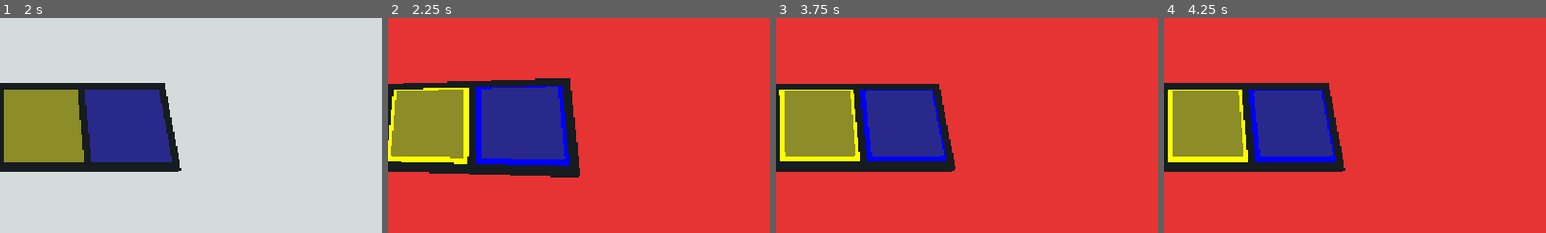
Above: before the commit, frames 1-4 (left to right).
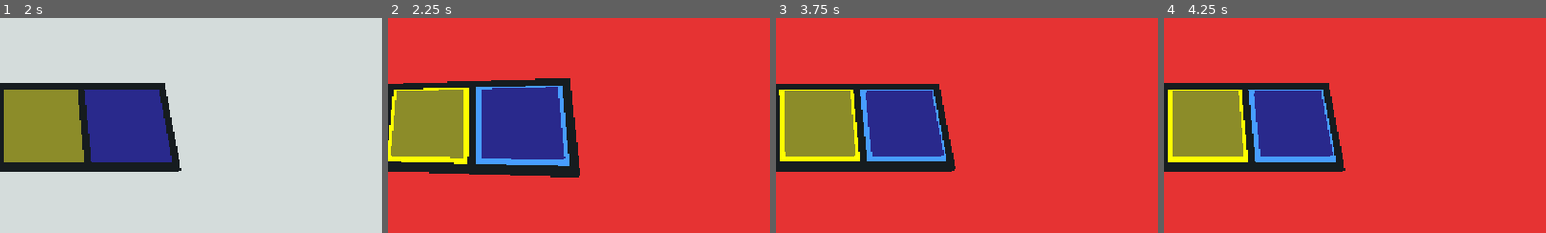
Above: after the commit, the same moments.

Repository: kchy3731/resol
Game: Godot game, scene res://main.tscn
Two runs of this game, one before a commit and one after it. Both use one fixed random seed, a clock stepped at 60 frames per second and the inputs below. This scene is started directly instead of the project's main scene.
Inputs:
- Up to frame 1 (2 s): tap Enter at 0.5 s; tap K (blue) at 0.6 s; tap Space at 1.25 s; tap F (game_green) at 1.35 s
- Up to frame 2 (2.25 s): tap Enter at 2 s; hold D (game_red) from 2.03 s (still down)
- Up to frame 3 (3.75 s): tap Space at 2.75 s; release D (game_red) at 2.78 s; tap J (game_yellow) at 2.85 s; tap K (blue) at 3.6 s
- Up to frame 4 (4.25 s): no input
The pictures show only the part of the screen within x 50-100%, y 25-75%; the shares and areas given below are measured in that part.

Frame 1 is identical in both runs. In frame 2, 1.7% of the frame differs, in the area x 23-48%, y 31-69%; in frame 3, 1.1%; in frame 4, 1.2%.

Commit message:
changed blue lit material to be lighter

Diff:
--- a/assets/materials/blue_lit.tres
+++ b/assets/materials/blue_lit.tres
@@ -2,4 +2,4 @@
 
 [resource]
 shading_mode = 0
-albedo_color = Color(0, 0, 1, 1)
+albedo_color = Color(0.27999997, 0.616, 1, 1)
